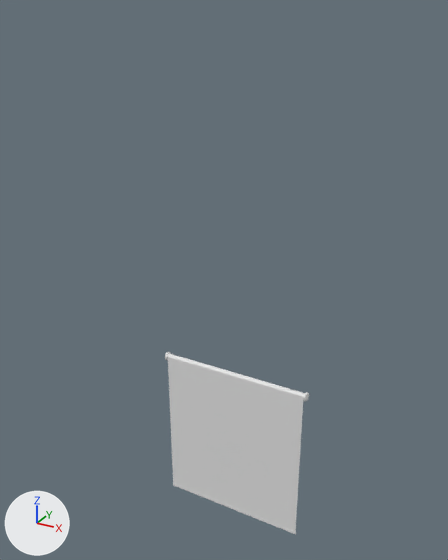
The FBX model ECOE sim/Assets/Art/Environment/Architecture_Modular/Architecture_Modular.fbx, before and after one commit.
One viewpoint serves both versions: a camera (50 mm lens) standing at (2.8, -4.07, 2.87) and looking at (0.19, 0.68, 0.49). The axes (+X, +Y, +Z) are drawn at lower left. The lights are the same throughout. The older version comes first. The same objects are shown in both versions, whatever each file hides. Where no turn or scale is listed for an object, it has been applied to the vertices. Vertices at exactly the same position are counted once.

The first picture shows 'Window'.
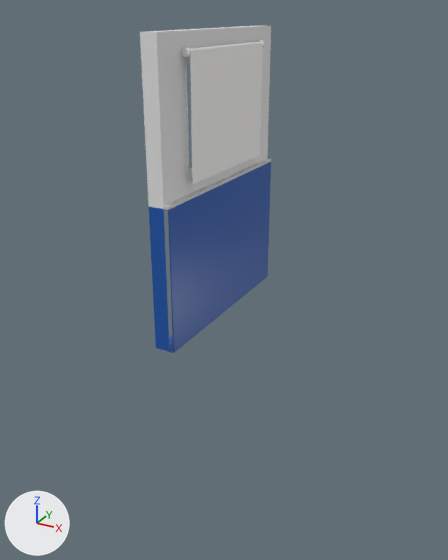
Changed parts and their boxes [x1, y1, x2, y2] in the pictures (448 x 560 px; the box of a moved part takes in the faces that stretch with it):
'Window', reshaped, moved, turned: before [165, 352, 309, 535]; after [182, 40, 265, 184]
'ClinicWallInteriorWindow', added: after [140, 26, 271, 353]
    faces in mat_m_wall_blue (blue #1a56ab): [149, 162, 271, 353]
    faces in mat_white (white #e7e7e7): [140, 26, 271, 209]
    faces in mat_m_metal_chrome (light grey #d1d1d1): [164, 158, 271, 210]
part 1 of me_cube_023, moved or reshaped: before [168, 357, 303, 535]; after [190, 44, 263, 184]
part 2 of me_cube_023, moved or reshaped: before [165, 352, 309, 402]; after [182, 40, 265, 58]

The change, as a diff of the scene's bpy script:
```diff
--- a/ECOE sim/Assets/Art/Environment/Architecture_Modular/Architecture_Modular.fbx.py
+++ b/ECOE sim/Assets/Art/Environment/Architecture_Modular/Architecture_Modular.fbx.py
@@ me_cube_023 @@
 # used by ob_window; location = (0.0, 0.0, 0.0); rotation_euler = (1.571, 0.0, 0.0), in degrees (90, 0, 0)
-me_cube_023.from_pydata(...)  # 306 vertices, 297 faces; spans x -0.01..1.35, y -1.5..0.01, z -0.01..0.07
+me_cube_023.from_pydata(...)  # 306 vertices, 297 faces; spans x -0.68..0.68, y -1.06..0.04, z -0.02..0.07
+# me_cube_023 part 1: the loose piece of 50 vertices spanning x 0.01..1.33, y -1.5..-0.02, z 0.04..0.06 is scaled about its middle by (1, 0.715, 1), then moved by (-0.67, 0.23, 0.0)
+# me_cube_023 part 2: the loose piece of 256 vertices spanning x -0.01..1.35, y -0.07..0.01, z -0.01..0.07 is moved by (-0.67, 0.03, 0.0)
@@ me_mesh_006 @@
+me_mesh_006.from_pydata(...)  # 34 vertices, 23 faces; spans x -0.15..0.05, y 0.0..2.0, z 0.0..2.7
+# faces by material slot: [9, 7, 7]
+me_mesh_006.materials.append(mat_m_metal_chrome)  # light grey #d1d1d1
+me_mesh_006.materials.append(mat_m_wall_blue)  # blue #1a56ab
+me_mesh_006.materials.append(mat_white)  # white #e7e7e7
@@ ob_window @@
 ob_window = bpy.data.objects.new('Window', me_cube_023)
-ob_window.location = (0.0, 0.0, 0.0)
-ob_window.rotation_euler = (1.571, 0.0, 0.0)  # degrees (90, 0, 0)
+ob_window.location = (0.022, 1.004, 2.542)
+ob_window.rotation_euler = (1.571, 0.0, 1.571)  # degrees (90, 0, 90)
@@ ob_clinicwallinteriorwindow @@
+ob_clinicwallinteriorwindow = bpy.data.objects.new('ClinicWallInteriorWindow', me_mesh_006)
+ob_clinicwallinteriorwindow.location = (0.0, 0.0, 0.0)
```
